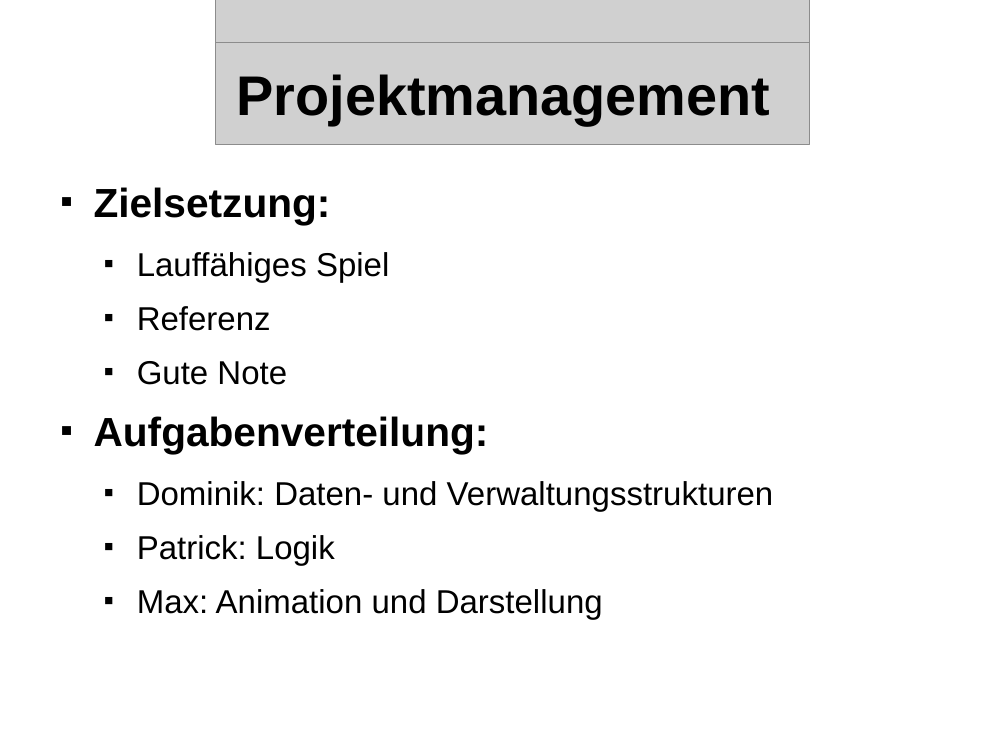
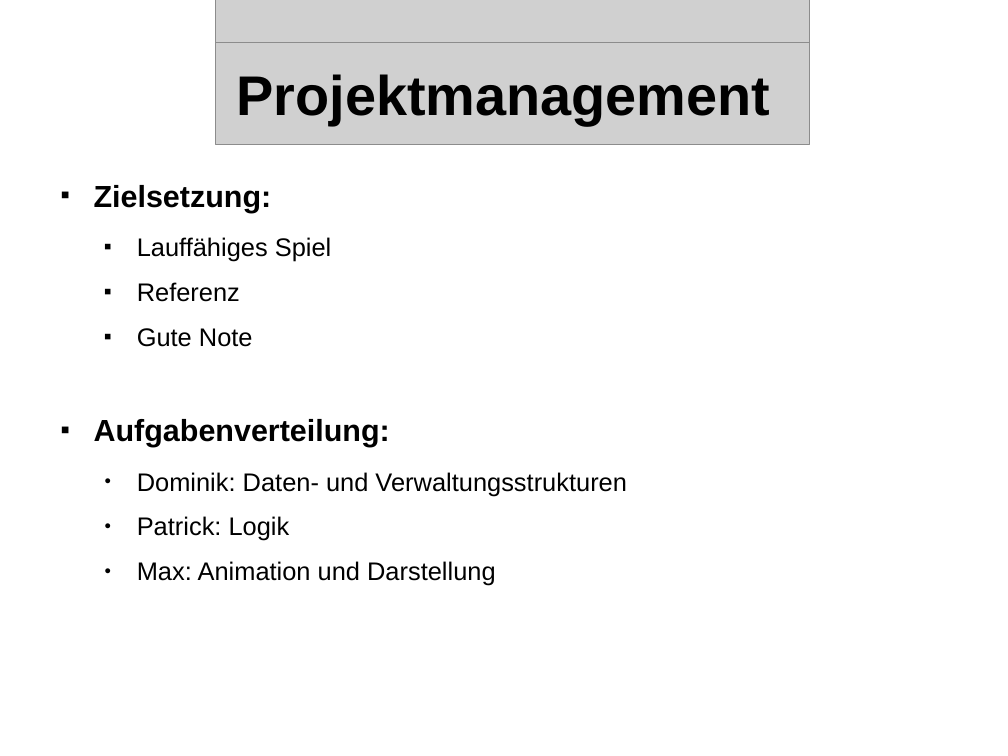
Before and after one commit to streber91/3D-Game-Project, a slide deck: slide 4 of Documents/Präsentationen/Underlord Abschlusspräsentation.odp. Drawn at 1008x756 pixels with LibreOffice and Linux fonts; fonts in the diff are those of the drawing; grey boxes stand for pictures; background and template pictures are left out. Boxes give left, top, right and bottom in pixels: in the first picture for what was removed or moved away, otherwise in the second. Text is boxed around its words. In the diff, an @@ line names an element or a change of style, - is before the commit and + after.

```diff
--- a/Documents/Präsentationen/Underlord Abschlusspräsentation.odp
+++ b/Documents/Präsentationen/Underlord Abschlusspräsentation.odp
@@ text "Zielsetzung:" at (x1=94, y1=185, x2=627, y2=586): size 32 to 24 pt in "Zielsetzung:", "Aufgabenverteilung:"; size 26 to 20 pt in "Lauffähiges Spiel", "Referenz", "Gute Note", "Dominik: Daten- und Verwaltungsstrukturen" and 2 more places; bullet ■ to ● @@
```
Also in this commit, not shown: 12 other slides changed, 17 slides added, 2 slides removed, 1 other file.
